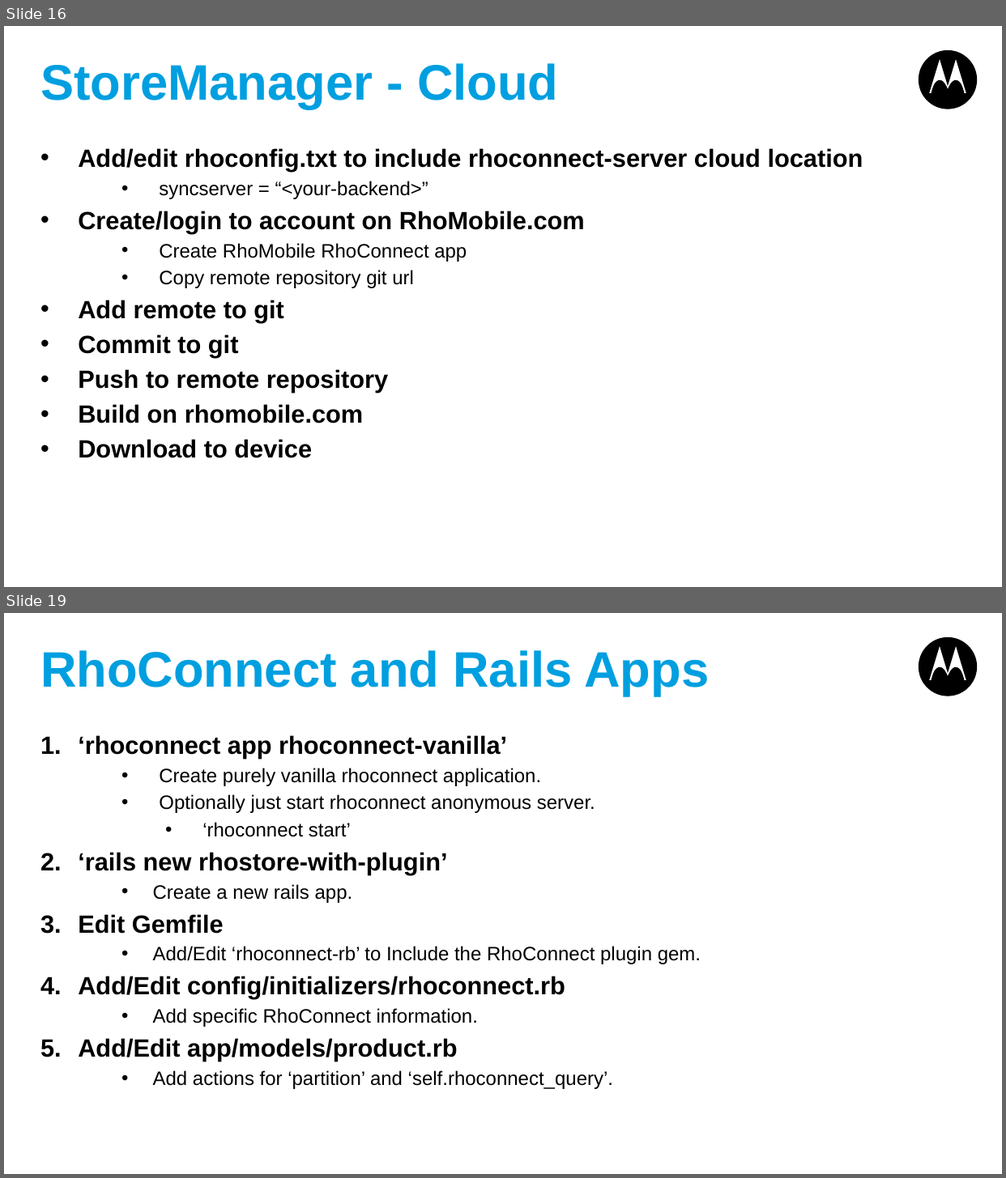
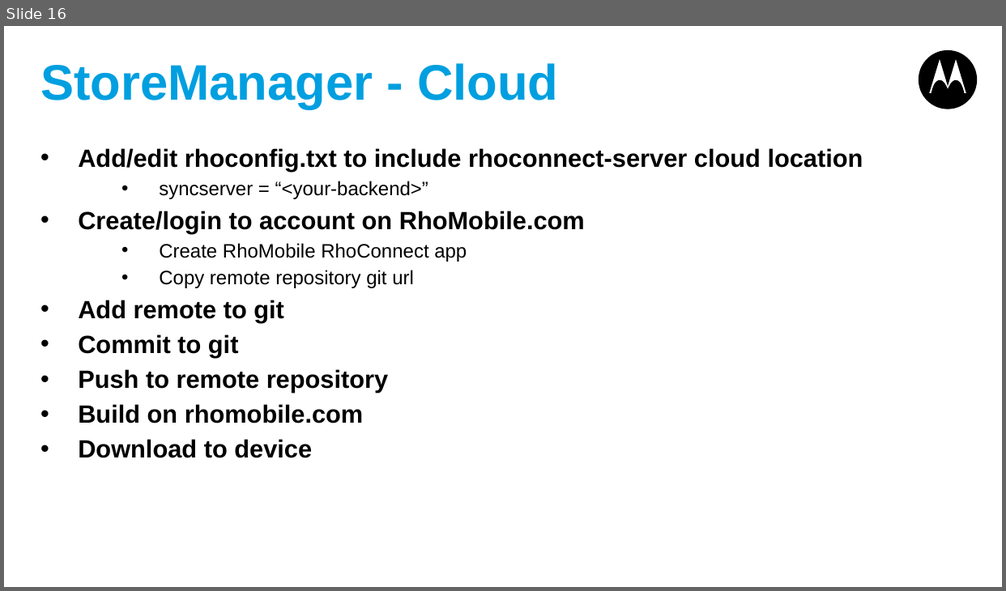
Before and after one commit to shurab/Rhoconnect-Demo, a slide deck: Rhoconnect-appforum.pptx. Shown one above the other, each under a label of ours: slides 16 and 19 before the commit, slide 16 after it; the slides between them are not shown. The pictures are 1006x1178 and 1006x591 pixels, drawn with LibreOffice and Linux fonts; fonts in the diff are those of the drawing. Boxes give left, top, right and bottom in pixels: in the first picture for what was removed or moved away, otherwise in the second. Text is boxed around its words. In the diff, an @@ line names an element or a change of style, - is before the commit and + after.

Commit message:
updated plugin ppt section

```diff
--- a/Rhoconnect-appforum.pptx
+++ b/Rhoconnect-appforum.pptx
@@ slide 19 removed at bbox=[4, 613, 1002, 1174], background #FFFFFF; not listed: 1 template element that a slide beside it also shows @@
@@ title removed at bbox=[40, 650, 709, 696] @@
-RhoConnect and Rails Apps
@@ text removed at bbox=[78, 735, 701, 1089] @@
-1. ‘rhoconnect app rhoconnect-vanilla’
-  • Create purely vanilla rhoconnect application.
-  • Optionally just start rhoconnect anonymous server.
-    • ‘rhoconnect start’
-2. ‘rails new rhostore-with-plugin’
-  • Create a new rails app.
-3. Edit Gemfile
-  • Add/Edit ‘rhoconnect-rb’ to Include the RhoConnect plugin gem.
-4. Add/Edit config/initializers/rhoconnect.rb
-  • Add specific RhoConnect information.
-5. Add/Edit app/models/product.rb
-  • Add actions for ‘partition’ and ‘self.rhoconnect_query’.
```
Also in this commit, not shown: 1 slide changed, 1 slide added, 2 other slides removed.
